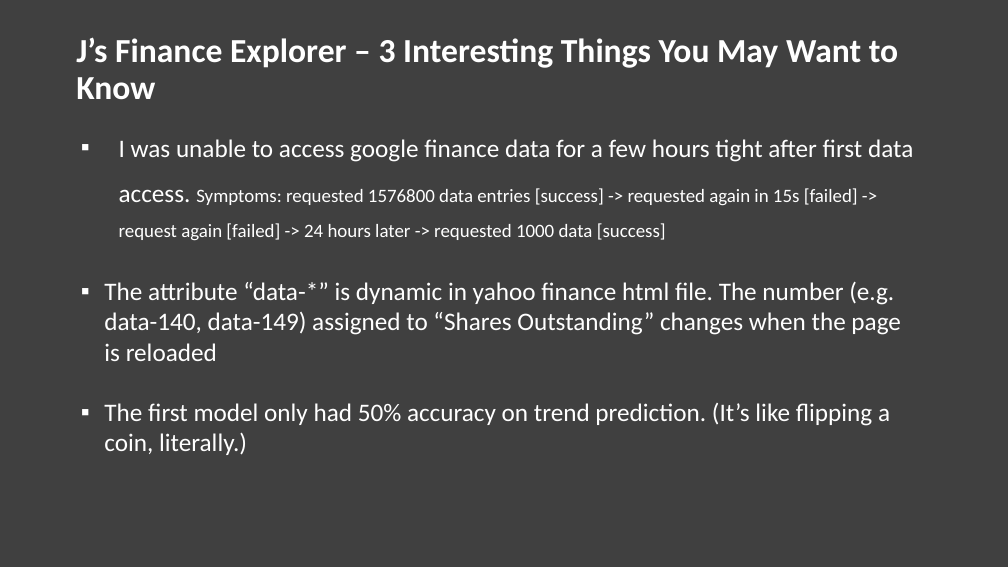
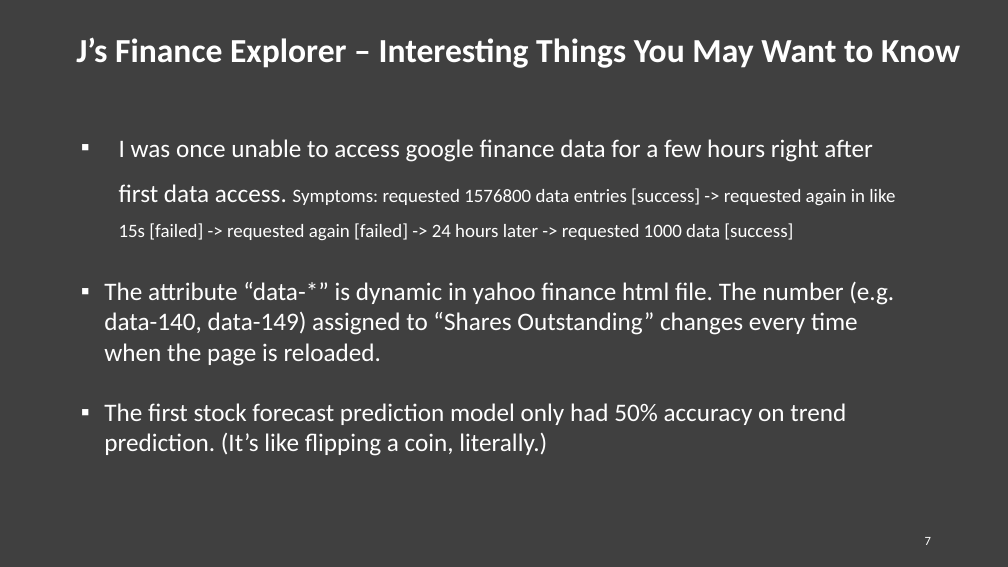
Before and after one commit to tzyychin/BUAN6340_Programming_for_Data_Science, a slide deck: slide 7 of Final_Project_Jupyter/5-min Slides.pptx. Drawn at 1008x567 pixels with LibreOffice and Linux fonts; fonts in the diff are those of the drawing. Boxes give left, top, right and bottom in pixels: in the first picture for what was removed or moved away, otherwise in the second. Text is boxed around its words. In the diff, an @@ line names an element or a change of style, - is before the commit and + after.

Commit message:
slide update

```diff
--- a/Final_Project_Jupyter/5-min Slides.pptx
+++ b/Final_Project_Jupyter/5-min Slides.pptx
@@ text at box(76, 37, 960, 68): text changed @@
-J’s Finance Explorer – 3 Interesting Things You May Want to Know
+J’s Finance Explorer – Interesting Things You May Want to Know
@@ text at box(104, 139, 895, 456): text changed @@
-▪ I was unable to access google finance data for a few hours tight after first data access. Symptoms: requested 1576800 data entries [success] -> requested again in 15s [failed] -> request again [failed] -> 24 hours later -> requested 1000 data [success]
-▪ The attribute “data-*” is dynamic in yahoo finance html file. The number (e.g. data-140, data-149) assigned to “Shares Outstanding” changes when the page is reloaded
-▪ The first model only had 50% accuracy on trend prediction. (It’s like flipping a coin, literally.)
+▪ I was once unable to access google finance data for a few hours right after first data access. Symptoms: requested 1576800 data entries [success] -> requested again in like 15s [failed] -> requested again [failed] -> 24 hours later -> requested 1000 data [success]
+▪ The attribute “data-*” is dynamic in yahoo finance html file. The number (e.g. data-140, data-149) assigned to “Shares Outstanding” changes every time when the page is reloaded.
+▪ The first stock forecast prediction model only had 50% accuracy on trend prediction. (It’s like flipping a coin, literally.)
@@ page number added at box(925, 537, 931, 545), 12 pt, text #FFFFFF @@
+7
```
Also in this commit, not shown: 5 other slides changed, 1 slide added, 1 slide removed.
